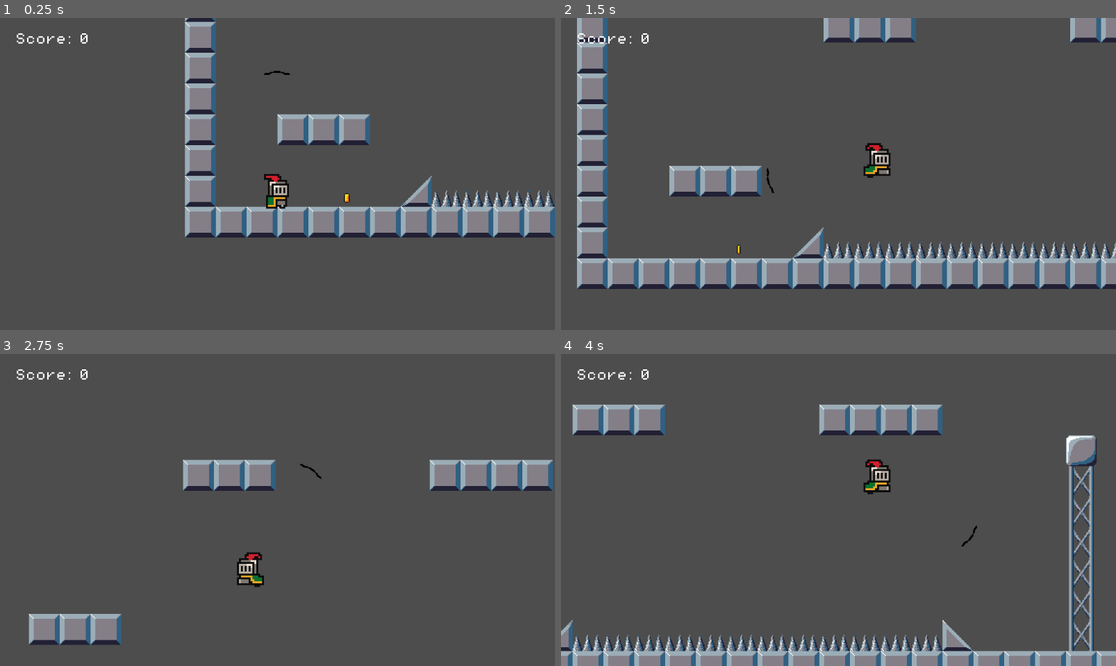
Above: before the commit, frames 1-4 (two rows, left to right).
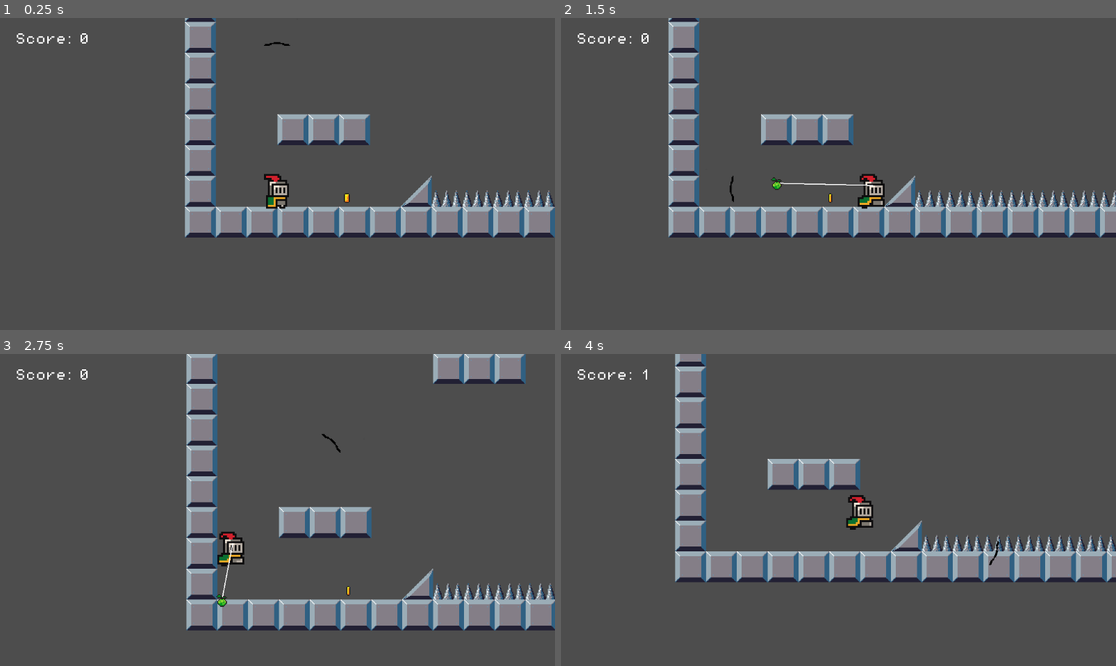
Above: after the commit, the same moments.

Repository: garret1t/firstgodotproject
Game: Godot game, scene res://scenes/game.tscn
The game is run twice, just before and just after one commit, with the same random seed, the same clock (stepped at 60 frames per second) and the same inputs.
Inputs (mouse positions are in pixels of both pictures, inside the frame that each line leads up to):
- Up to frame 1 (0.25 s): no input
- Up to frame 2 (1.5 s): tap Enter (ui_accept) at 0.5, 0.77, 1.07 s; move the mouse to (960, 158) at 0.52 s; hold Right (ui_right) from 0.53 s (still down); right-click (960, 158) at 0.6 s; click (960, 158) at 0.8 s; move the mouse to (727, 189) at 1.27 s; click (727, 189) at 1.35 s
- Up to frame 3 (2.75 s): tap Enter (ui_accept) at 1.52, 1.55, 1.82, 2.1 s; move the mouse to (333, 441) at 2.02 s; release Right (ui_right) at 2.03 s; hold Left (ui_left) from 2.03 s (still down); right-click (333, 441) at 2.3 s
- Up to frame 4 (4 s): move the mouse to (810, 572) at 2.77 s; release Left (ui_left) at 2.78 s; hold Right (ui_right) from 2.78 s (still down); right-click (810, 572) at 2.85 s; tap Enter (ui_accept) at 3.02, 3.32, 3.77, 3.8 s; click (810, 572) at 3.05 s; move the mouse to (1005, 556) at 3.52 s; click (1005, 556) at 3.6 s

The runs differ from the first frame. In frame 1, less than 0.1% of the frame differs, in the area x 47-53%, y 7-19%; in frame 2, 34%, in the area x 2-100%, y 0-87%; in frame 3, 21%; in frame 4, 28%.

Commit message:
updated grapple to a projectile and messed with momentum

Diff:
--- a/scenes/game.tscn
+++ b/scenes/game.tscn
@@ -2077,7 +2077,8 @@
 
 [sub_resource type="TileSet" id="TileSet_lhe3c"]
 tile_size = Vector2i(32, 32)
-physics_layer_0/collision_layer = 1
+physics_layer_0/collision_layer = 3
+physics_layer_0/collision_mask = 3
 sources/0 = SubResource("TileSetAtlasSource_oksoo")
 sources/1 = SubResource("TileSetAtlasSource_mbkcd")
 pattern_0 = SubResource("TileMapPattern_5l5jy")
@@ -2108,6 +2109,11 @@
 zoom = Vector2(2, 2)
 limit_bottom = 160
 position_smoothing_enabled = true
+
+[node name="BulletTimer" type="Timer" parent="Player"]
+process_callback = 0
+wait_time = 0.3
+one_shot = true
 
 [node name="Coins" type="Node" parent="."]
 
@@ -2150,3 +2156,5 @@
 size_flags_vertical = 0
 text = "Score: 0"
 label_settings = SubResource("LabelSettings_btdl2")
+
+[connection signal="timeout" from="Player/BulletTimer" to="Player" method="_on_bullet_timer_timeout"]
--- a/scenes/grapple_point.gd
+++ /dev/null
@@ -1,13 +0,0 @@
-extends Sprite2D
-
-var player
-func _process(_delta: float) -> void:
-	queue_redraw()
-func _draw():
-	if player:
-		draw_line(Vector2(0,0), player.position-position, Color(1, 1, 1), 1)
-	pass
-
-
-func _ready() -> void:
-	player = get_parent().get_node("Player")
--- a/scenes/grapple_point.tscn
+++ b/scenes/grapple_point.tscn
@@ -1,12 +1,36 @@
-[gd_scene load_steps=3 format=3 uid="uid://csnjlwmtp228t"]
+[gd_scene load_steps=5 format=3 uid="uid://csnjlwmtp228t"]
 
 [ext_resource type="Texture2D" uid="uid://den3eahualij4" path="res://assets/sprites/fruit.png" id="1_se2h3"]
-[ext_resource type="Script" path="res://scenes/grapple_point.gd" id="2_86it3"]
+[ext_resource type="Script" path="res://scripts/grapple_point.gd" id="2_86it3"]
 
-[node name="GrapplePoint" type="Sprite2D"]
+[sub_resource type="CircleShape2D" id="CircleShape2D_3sc0i"]
+radius = 4.0
+
+[sub_resource type="CircleShape2D" id="CircleShape2D_7b6lg"]
+radius = 4.0
+
+[node name="RigidBody2D" type="RigidBody2D"]
+collision_layer = 2
+collision_mask = 0
+script = ExtResource("2_86it3")
+
+[node name="GrapplePoint" type="Sprite2D" parent="."]
 texture = ExtResource("1_se2h3")
 region_enabled = true
 region_rect = Rect2(0, 0, 16, 16)
-script = ExtResource("2_86it3")
 
-[connection signal="ready" from="." to="." method="_on_ready"]
+[node name="CollisionShape2D" type="CollisionShape2D" parent="."]
+position = Vector2(0, 2)
+shape = SubResource("CircleShape2D_3sc0i")
+
+[node name="Area2D" type="Area2D" parent="."]
+
+[node name="CollisionShape2D" type="CollisionShape2D" parent="Area2D"]
+position = Vector2(0, 2)
+shape = SubResource("CircleShape2D_7b6lg")
+
+[connection signal="body_entered" from="." to="." method="_on_body_entered"]
+[connection signal="body_shape_entered" from="." to="." method="_on_body_shape_entered"]
+[connection signal="ready" from="GrapplePoint" to="GrapplePoint" method="_on_ready"]
+[connection signal="body_entered" from="Area2D" to="." method="_on_area_2d_body_entered"]
+[connection signal="body_shape_entered" from="Area2D" to="." method="_on_area_2d_body_shape_entered"]
--- a/scripts/aim.gd
+++ b/scripts/aim.gd
@@ -17,7 +17,7 @@
 	direction = direction.normalized()
 
 	# Scale the direction by 64 to set the sprite position
-	var target_position = direction * (game_manager.max_web_range - 4)
+	var target_position = direction * (game_manager.max_web_range - 14)
 
 	# Set the sprite's position (assuming the sprite is a child of this node)
 	position = target_position
--- a/scripts/game_manager.gd
+++ b/scripts/game_manager.gd
@@ -7,7 +7,7 @@
 var grapple_unlocked = true
 var reeling_unlocked = true
 var swinging_unlocked = true
-var max_web_range = 120
+var max_web_range = 160
 
 @onready var ui: CanvasLayer = %UI
 @onready var score_label: Label = %ScoreLabel
--- /dev/null
+++ b/scripts/grapple_point.gd
@@ -0,0 +1,38 @@
+extends RigidBody2D
+
+var player
+
+var speed:float = 5.0
+var attached:bool = false
+
+func _physics_process(_delta: float) -> void:
+	queue_redraw()
+	if attached:
+		pass
+	else:
+		pass
+func _draw():
+
+	if player:
+		draw_line(Vector2(0,0), player.position-position, Color(1, 1, 1), 1)
+	pass
+
+
+func _ready() -> void:
+	player = get_parent().get_node("Player")
+
+
+
+func _on_area_2d_body_shape_entered(body_rid: RID, body: Node2D, body_shape_index: int, local_shape_index: int) -> void:
+	print("Grapple Collision with " + body.name)
+	if body.name == "TileMap":
+		print("Tile coordinates of collision is: " + str(body.get_coords_for_body_rid(body_rid)))
+		var attached_tile = body.get_cell_tile_data(body.get_coords_for_body_rid(body_rid))
+		print("attached to tile" + str(body.get_cell_tile_data(body.get_coords_for_body_rid(body_rid))))
+		if attached_tile:
+			attached = attached_tile.get_collision_polygons_count(0) > 0
+			rotation = 0
+			freeze=true
+			contact_monitor =false
+			sleeping = true
+			print("frozen")
--- a/scripts/player.gd
+++ b/scripts/player.gd
@@ -4,17 +4,27 @@
 
 const SPEED = 230.0
 const JUMP_VELOCITY = -400.0
-
-var theta:float = 0.0
-
-var origin:Vector2 = Vector2(0,0)
+const SHOOT_SPEED = 600.0
+
+
 @export var freq:float = 1.0
 @export_range(0,PI/3) var amp:float = 0.0
 @export var swing_speed:float = 3.0
 @export var reel_speed:float = 100.0
+
+var theta:float = 0.0
+var origin:Vector2 = Vector2(0,0)
+
 var grapple_instance:Node
 var web_length = 48
+
+var fired:bool = false
+
 var swinging:bool = false
+
+var unattached:bool = false
+var unattached_frames:int = 0
+
 var forward = true
 
 var jumps = 1
@@ -25,6 +35,7 @@
 
 func _physics_process(delta: float) -> void:
 	#print("Jumps: " + str(jumps))
+
 	if swinging:
 		if game.swinging_unlocked:
 			var swing_direction = Input.get_axis("ui_left", "ui_right")
@@ -82,7 +93,9 @@
 			reeling_in = false
 			reeling_out = false
 			var grapple = get_parent().get_node("grapple")
-			grapple.queue_free()
+			if(grapple):
+				grapple.queue_free()
+			unattached = true
 
 		if game.reeling_unlocked:
 			if Input.is_action_just_pressed("ui_reel") and not reeling_in:
@@ -127,9 +140,38 @@
 			reeling_in=false
 			var grapple = get_parent().get_node("grapple")
 			grapple.queue_free()
+			unattached = true
 
 	else:
+
 		# Add the gravity.
+		if fired:
+			if (position.distance_to(grapple_instance.position) > game.max_web_range):
+				print("range exceeded")
+				fired = false
+				$BulletTimer.stop()
+				var grapple = get_parent().get_node("grapple")
+				grapple.queue_free()
+
+			if grapple_instance.sleeping:
+				amp = max(max(PI/3 * abs(velocity.normalized().x)/0.6,PI/3 * abs(velocity.normalized().y)/0.9), PI/4)
+				print("Velocity x nomalized is: " + str(velocity.normalized().x))
+				print("Amplitude is: " + str(amp))
+				print("Scale factor is " + str(max(PI/3 * abs(velocity.normalized().x)/0.6,PI/3 * abs(velocity.normalized().y)/0.9)))
+				swing_speed = max(1.5 * max(PI/3 * abs(velocity.normalized().x)/0.3,PI/3 * abs(velocity.normalized().y)/0.5),3.2)
+				print("Swing speed is: " + str(swing_speed))
+				web_length = origin.distance_to(position) * 1.1
+				if origin.x < position.x:
+					forward = false
+					theta = amp
+					theta = amp/2
+				if origin.x > position.x:
+					forward = true
+					theta = -amp
+					theta = -amp/2
+				fired = false
+				swinging = true
+				$BulletTimer.stop()
 		if not is_on_floor():
 			velocity += get_gravity() * delta
 			animated_sprite_2d.play("jump")
@@ -145,152 +187,52 @@
 
 
 		if (Input.is_action_just_pressed("ui_swing") and not swinging) and game.grapple_unlocked:
-			origin = get_global_mouse_position()
-			var map = get_parent().get_node("TileMap")
-			var origin_tile_coords = map.local_to_map(origin)
-			var attached_tile = map.get_cell_tile_data(origin_tile_coords)
+
 			jumps = 1
 			if game.double_jump_unlocked:
 				jumps = 2
-			print(str(origin_tile_coords))
-			print(str(attached_tile))
-			var attached = false
-			if attached_tile:
-				attached = attached_tile.get_collision_polygons_count(0) > 0
-				print(str(attached))
-			else:
-				if position.x > origin.x:
-					attached_tile = map.get_cell_tile_data(origin_tile_coords-Vector2i(1,0))
-					if attached_tile:
-						attached = attached_tile.get_collision_polygons_count(0) > 0
-					if attached:
-						origin = map.map_to_local(origin_tile_coords-Vector2i(1,0))
-					else:
-						attached_tile = map.get_cell_tile_data(origin_tile_coords+Vector2i(1,0))
-						if attached_tile:
-							attached = attached_tile.get_collision_polygons_count(0) > 0
-						if attached:
-							origin = map.map_to_local(origin_tile_coords+Vector2i(1,0))
-						else:
-							attached_tile = map.get_cell_tile_data(origin_tile_coords-Vector2i(0,1))
-							if attached_tile:
-								attached = attached_tile.get_collision_polygons_count(0) > 0
-							if attached:
-								origin = map.map_to_local(origin_tile_coords-Vector2i(0,1))
-				else:
-					attached_tile = map.get_cell_tile_data(origin_tile_coords+Vector2i(1,0))
-					if attached_tile:
-						attached = attached_tile.get_collision_polygons_count(0) > 0
-					if attached:
-						origin = map.map_to_local(origin_tile_coords+Vector2i(1,0))
-					else:
-						attached_tile = map.get_cell_tile_data(origin_tile_coords-Vector2i(1,0))
-						if attached_tile:
-							attached = attached_tile.get_collision_polygons_count(0) > 0
-						if attached:
-							origin = map.map_to_local(origin_tile_coords-Vector2i(1,0))
-						else:
-							attached_tile = map.get_cell_tile_data(origin_tile_coords-Vector2i(0,1))
-							if attached_tile:
-								attached = attached_tile.get_collision_polygons_count(0) > 0
-							if attached:
-								origin = map.map_to_local(origin_tile_coords-Vector2i(0,1))
-			if origin.distance_to(position) > game.max_web_range or not attached:
-				pass
-			else:
-				web_length = origin.distance_to(position) * 1.1
-				print("Swinging")
-				swinging = true
-				#velocity.y = 0
-				#velocity.x = 0
-
-				print("around " + str(origin))
-				var grapple_point_packed = load("res://scenes/grapple_point.tscn")
-				grapple_instance = grapple_point_packed.instantiate()
-				grapple_instance.set_name("grapple")
-				add_sibling(grapple_instance)
-				grapple_instance.position = origin
-				amp = max(max(PI/3 * abs(velocity.normalized().x)/0.6,PI/3 * abs(velocity.normalized().y)/0.9), PI/4)
-				print("Velocity x nomalized is: " + str(velocity.normalized().x))
-				print("Amplitude is: " + str(amp))
-				print("Scale factor is " + str(max(PI/3 * abs(velocity.normalized().x)/0.6,PI/3 * abs(velocity.normalized().y)/0.9)))
-				swing_speed = max(1.5 * max(PI/3 * abs(velocity.normalized().x)/0.3,PI/3 * abs(velocity.normalized().y)/0.5),3.2)
-				print("Swing speed is: " + str(swing_speed))
-				if origin.x < position.x:
-					forward = false
-					theta = amp
-				if origin.x > position.x:
-					forward = true
-					theta = -amp
+
+
+
+			#velocity.y = 0
+			#velocity.x = 0
+			origin = get_global_mouse_position()
+			print("around " + str(origin))
+			var grapple_point_packed = load("res://scenes/grapple_point.tscn")
+			grapple_instance = grapple_point_packed.instantiate()
+			grapple_instance.set_name("grapple")
+			add_sibling(grapple_instance)
+			grapple_instance.position = position
+			grapple_instance.apply_impulse((origin-position).normalized()*SHOOT_SPEED)
+			print("Fired")
+			fired = true
+			$BulletTimer.start()
+			print("Timer Started")
+
+
 
 
 		if (Input.is_action_just_pressed("ui_reel") and not swinging) and game.reeling_unlocked:
-			origin = get_global_mouse_position()
-			var map = get_parent().get_node("TileMap")
-			var origin_tile_coords = map.local_to_map(origin)
-			var attached_tile = map.get_cell_tile_data(origin_tile_coords)
+
 			jumps = 1
 			if game.double_jump_unlocked:
 				jumps = 2
-			print(str(origin_tile_coords))
-			print(str(attached_tile))
-			var attached = false
-			if attached_tile:
-				attached = attached_tile.get_collision_polygons_count(0) > 0
-				print(str(attached))
-			else:
-				if position.x > origin.x:
-					attached_tile = map.get_cell_tile_data(origin_tile_coords-Vector2i(1,0))
-					if attached_tile:
-						attached = attached_tile.get_collision_polygons_count(0) > 0
-					if attached:
-						origin = map.map_to_local(origin_tile_coords-Vector2i(1,0))
-					else:
-						attached_tile = map.get_cell_tile_data(origin_tile_coords+Vector2i(1,0))
-						if attached_tile:
-							attached = attached_tile.get_collision_polygons_count(0) > 0
-						if attached:
-							origin = map.map_to_local(origin_tile_coords+Vector2i(1,0))
-						else:
-							attached_tile = map.get_cell_tile_data(origin_tile_coords-Vector2i(0,1))
-							if attached_tile:
-								attached = attached_tile.get_collision_polygons_count(0) > 0
-							if attached:
-								origin = map.map_to_local(origin_tile_coords-Vector2i(0,1))
-				else:
-					attached_tile = map.get_cell_tile_data(origin_tile_coords+Vector2i(1,0))
-					if attached_tile:
-						attached = attached_tile.get_collision_polygons_count(0) > 0
-					if attached:
-						origin = map.map_to_local(origin_tile_coords+Vector2i(1,0))
-					else:
-						attached_tile = map.get_cell_tile_data(origin_tile_coords-Vector2i(1,0))
-						if attached_tile:
-							attached = attached_tile.get_collision_polygons_count(0) > 0
-						if attached:
-							origin = map.map_to_local(origin_tile_coords-Vector2i(1,0))
-						else:
-							attached_tile = map.get_cell_tile_data(origin_tile_coords-Vector2i(0,1))
-							if attached_tile:
-								attached = attached_tile.get_collision_polygons_count(0) > 0
-							if attached:
-								origin = map.map_to_local(origin_tile_coords-Vector2i(0,1))
-			if origin.distance_to(position) > game.max_web_range or not attached:
-				pass
-			else:
-				web_length = origin.distance_to(position) * 1.1
-				print("Reeling")
-				swinging = true
-				reeling_in = true
-				#velocity.y = 0
-				#velocity.x = 0
-
-				print("toward " + str(origin))
-				var grapple_point_packed = load("res://scenes/grapple_point.tscn")
-				grapple_instance = grapple_point_packed.instantiate()
-				grapple_instance.set_name("grapple")
-				add_sibling(grapple_instance)
-				grapple_instance.position = origin
+
+
+
+			web_length = origin.distance_to(position) * 1.1
+			print("Reeling")
+			swinging = true
+			reeling_in = true
+			#velocity.y = 0
+			#velocity.x = 0
+
+			print("toward " + str(origin))
+			var grapple_point_packed = load("res://scenes/grapple_point.tscn")
+			grapple_instance = grapple_point_packed.instantiate()
+			grapple_instance.set_name("grapple")
+			add_sibling(grapple_instance)
+			grapple_instance.position = origin
 
 	# Get the input direction and handle the movement/deceleration.
 	# As good practice, you should replace UI actions with custom gameplay actions.
@@ -306,9 +248,26 @@
 		else:
 			animated_sprite_2d.play("run")
 
-		if direction:
-			velocity.x = direction * SPEED
-		else:
-			velocity.x = move_toward(velocity.x, 0, SPEED)
-
+		if not unattached:
+			if direction:
+				velocity.x = direction * SPEED
+			else:
+				if is_on_floor():
+					velocity.x = move_toward(velocity.x, 0, SPEED)
+		else :
+			velocity.x = get_real_velocity().x * 1.01
+			if unattached_frames > 10:
+				unattached = false
+				unattached_frames = 0
+				print("no longer uattached")
+			else:
+				unattached_frames+=1
 	move_and_slide()
+
+
+func _on_bullet_timer_timeout() -> void:
+	print("Timeout")
+	fired = false
+	$BulletTimer.stop()
+	var grapple = get_parent().get_node("grapple")
+	grapple.queue_free()
